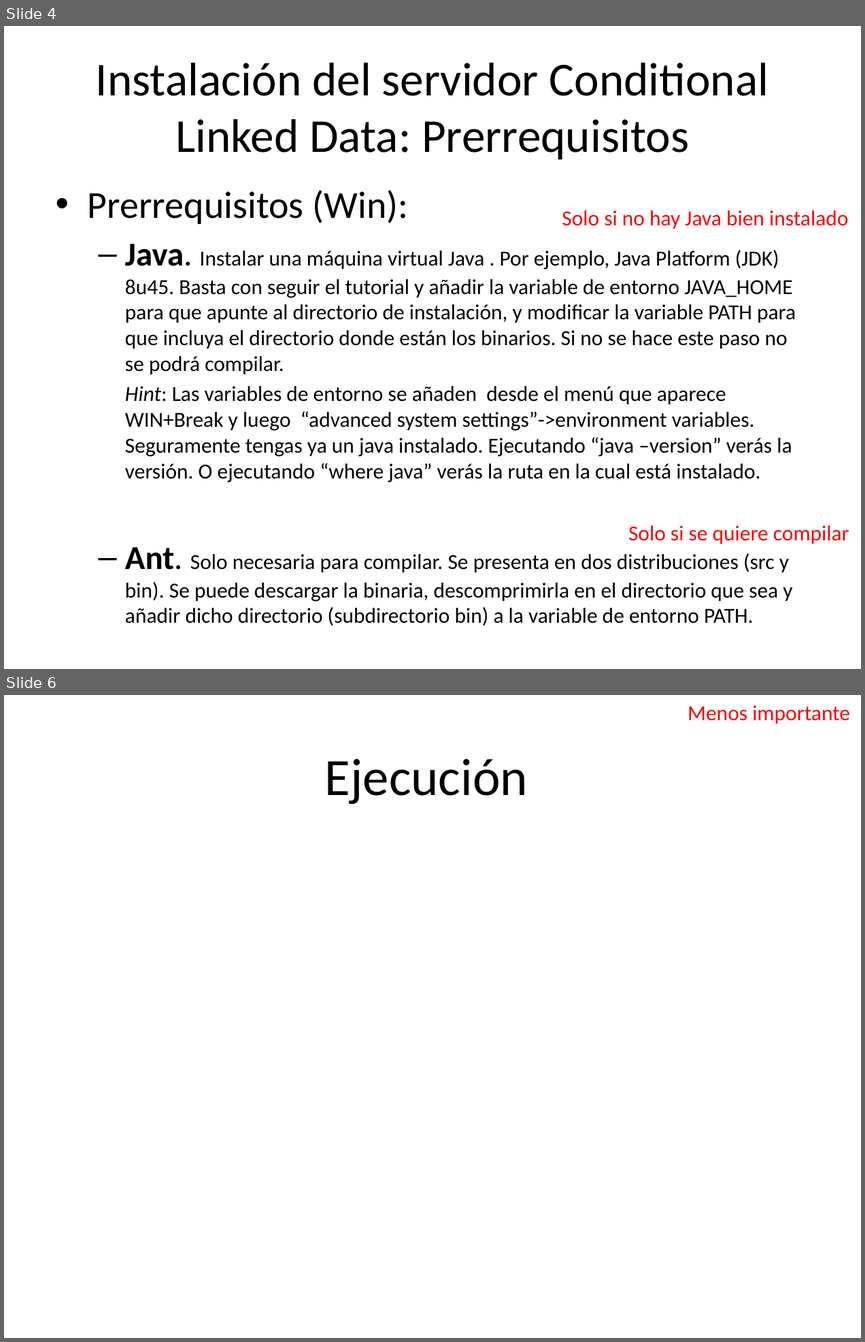
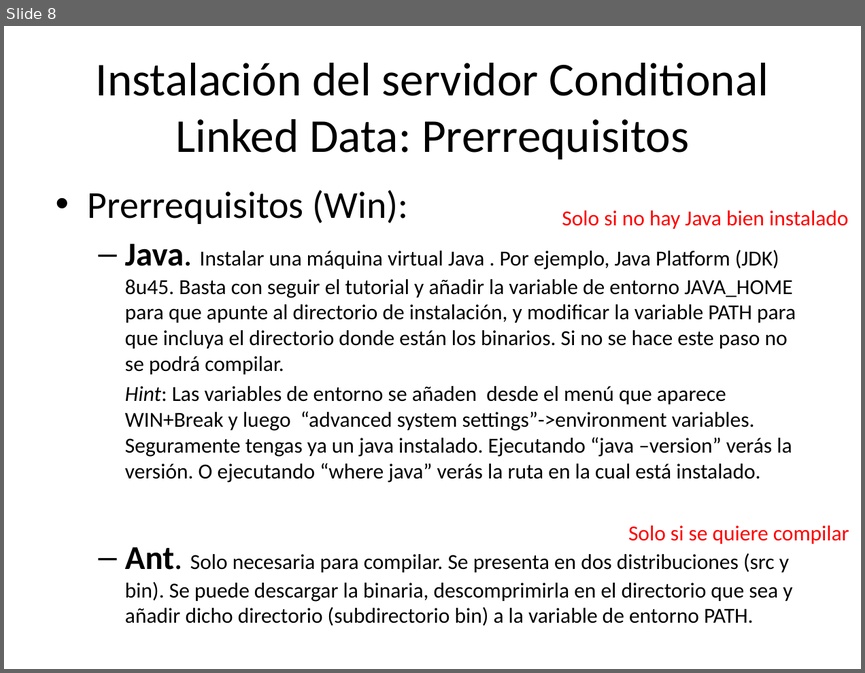
Before and after one commit to oeg-upm/licensius, a slide deck: doc/conditional.pptx. Shown one above the other, each under a label of ours: slides 4 and 6 before the commit, slide 8 after it; the slides between them are not shown. The pictures are 865x1342 and 865x673 pixels, drawn with LibreOffice and Linux fonts; fonts in the diff are those of the drawing. Boxes give left, top, right and bottom in pixels: in the first picture for what was removed or moved away, otherwise in the second. Text is boxed around its words. In the diff, an @@ line names an element or a change of style, - is before the commit and + after.

```diff
--- a/doc/conditional.pptx
+++ b/doc/conditional.pptx
@@ slide 6 removed at [4, 695, 861, 1338], background #FFFFFF @@
@@ text removed at [687, 705, 850, 724] @@
-Menos importante
@@ title removed at [325, 759, 528, 804] @@
-Ejecución
@@ what was slide 4 is now slide 8 @@
```
Also in this commit, not shown: 4 slides changed, 17 slides added, 4 other files.
